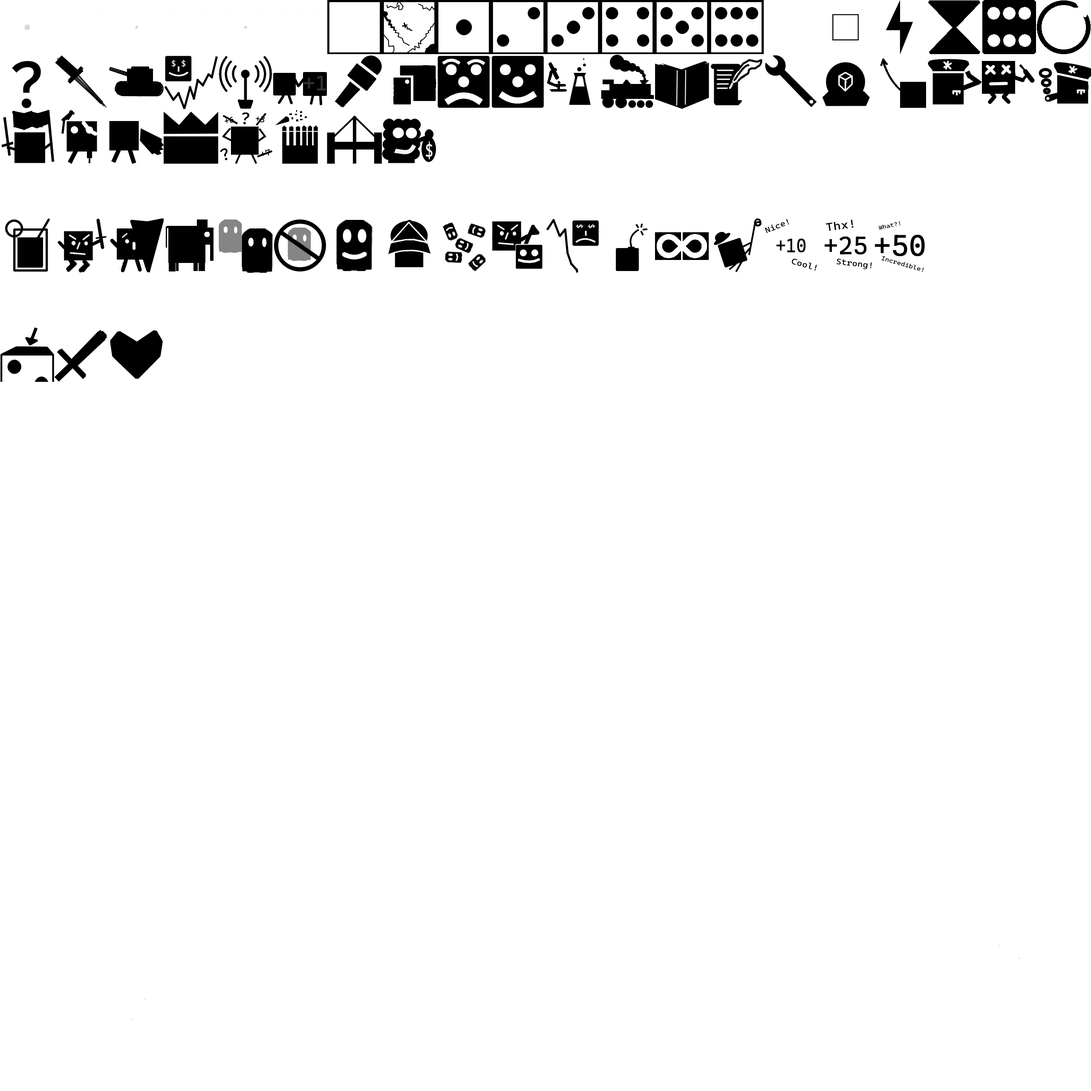
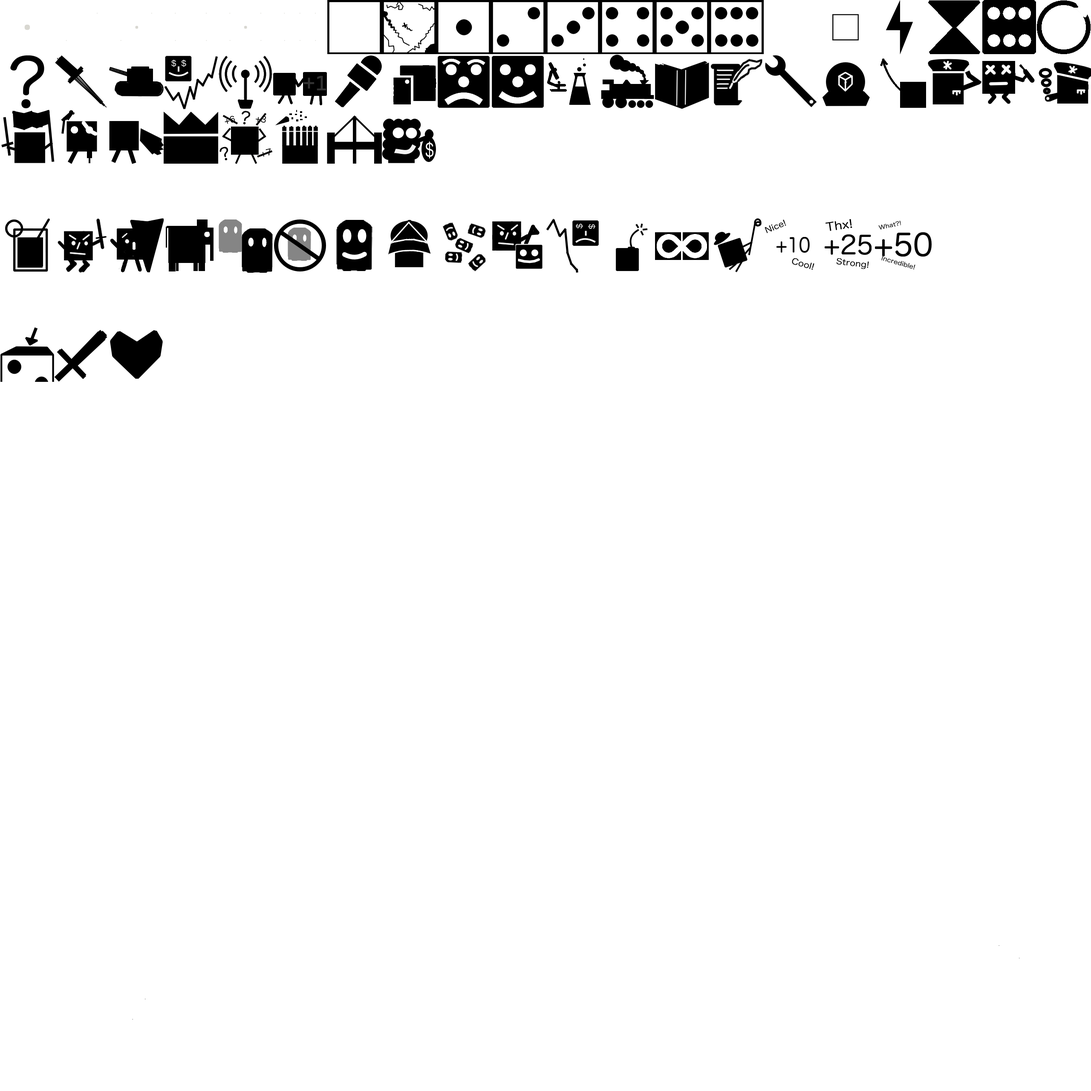
Two versions of the same layered image (1091×1091). Layer-by-layer changes:
painted on "Upgrades_Paint" over [10, 55, 983, 273]
